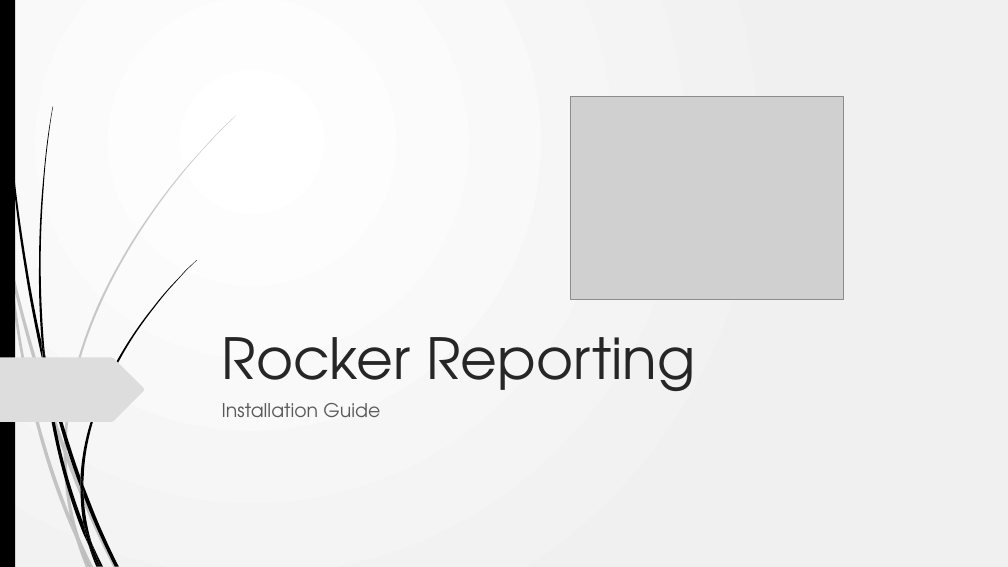
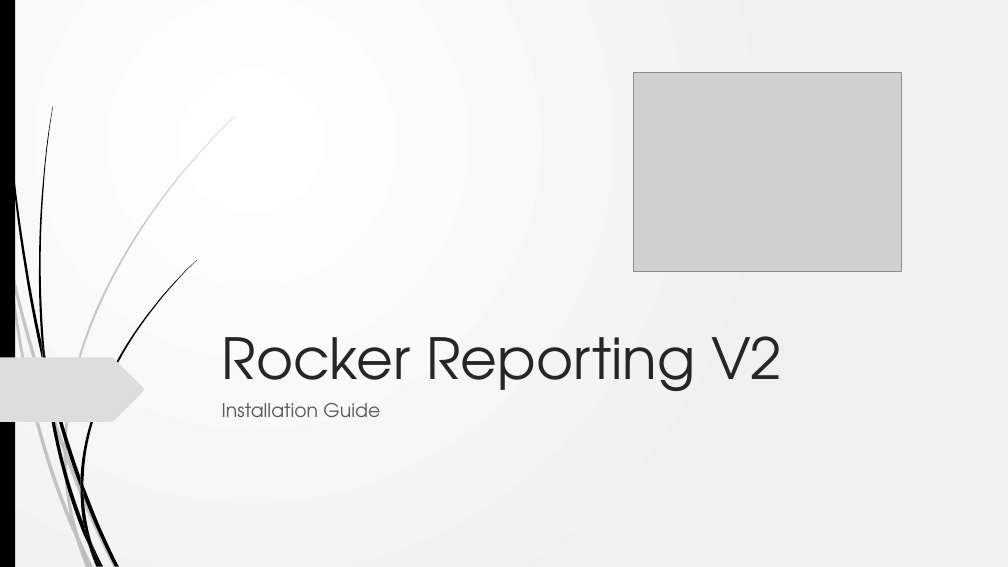
Before and after one commit to akarki58/rocker_app, a slide deck: slide 1 of rocker_app/static/description/Rocker_install.pptx. Drawn at 1008x567 pixels with LibreOffice and Linux fonts; fonts in the diff are those of the drawing; grey boxes stand for pictures. Boxes give left, top, right and bottom in pixels: in the first picture for what was removed or moved away, otherwise in the second. Text is boxed around its words. In the diff, an @@ line names an element or a change of style, - is before the commit and + after.

```diff
--- a/rocker_app/static/description/Rocker_install.pptx
+++ b/rocker_app/static/description/Rocker_install.pptx
@@ picture: place and size @@
-picture at bbox=[570, 97, 843, 299]
+picture at bbox=[634, 73, 901, 271]
@@ title at bbox=[222, 336, 782, 405]: text changed @@
-Rocker Reporting
+Rocker Reporting V2
```
Also in this commit, not shown: 1 other slide changed, 1 slide added, 29 other files.
